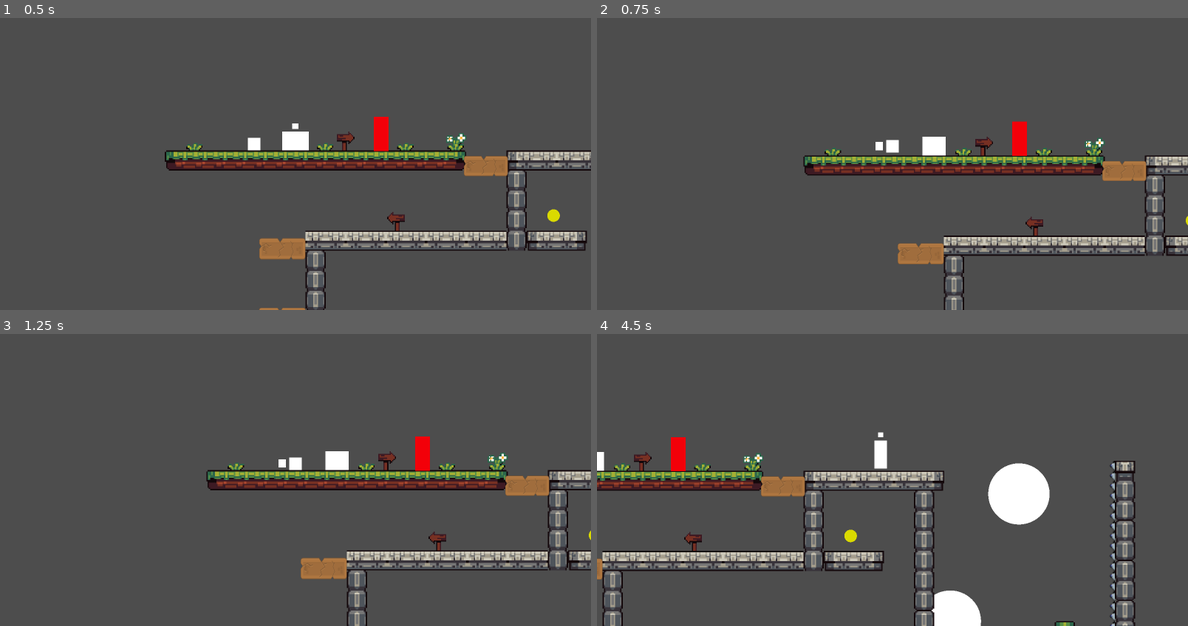
Above: before the commit, frames 1-4 (two rows, left to right).
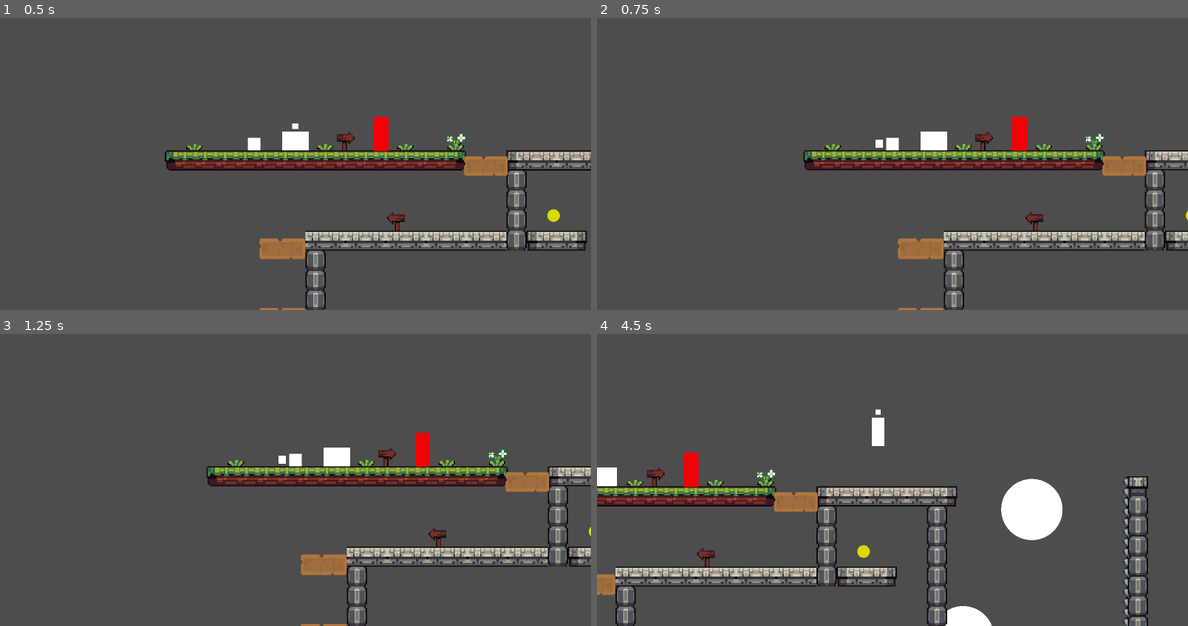
Above: after the commit, the same moments.

Repository: sighyuel/The-Cursed-Little-Pigs
Game: Godot game, scene res://test-stuff/levels/test-level.tscn
Two runs of this game, one before a commit and one after it. Both use one fixed random seed, a clock stepped at 60 frames per second and the inputs below.
Inputs:
- Up to frame 1 (0.5 s): no input
- Up to frame 2 (0.75 s): tap Enter (ui_accept) at 0.5, 0.6 s; hold C (Right Bumper) from 0.53 s (still down)
- Up to frame 3 (1.25 s): keep holding C (Right Bumper); tap Enter (ui_accept) at 0.77, 1.07 s
- Up to frame 4 (4.5 s): tap Space (A) at 1.35, 4.35 s; tap Enter (ui_accept) at 1.52, 1.55, 1.82, 2.3, 3.02, 3.05, 3.32, 3.6, 3.77, 4.07 s; release C (Right Bumper) at 2.03 s; hold Left (ui_left) 2.03-2.78 s; tap Z (B) at 2.1 s; hold C (Right Bumper) 2.78-4.28 s; tap X (Y) at 2.85 s; tap R (debug_reset, bound only after the commit) at 4.15 s; hold Left (ui_left) from 4.28 s (still down)

Frame 1 is identical in both runs. In frame 2, 9.6% of the frame differs, in the area x 34-100%, y 33-100%; in frame 3, 8.5%; in frame 4, 21%, in the area x 0-94%, y 25-100%.

Commit message:
changed debug_reset button
changed to "R"

Diff:
--- a/test-project/project.godot
+++ b/test-project/project.godot
@@ -72,6 +72,11 @@
 "events": [Object(InputEventJoypadButton,"resource_local_to_scene":false,"resource_name":"","device":-1,"button_index":9,"pressure":0.0,"pressed":true,"script":null)
 ]
 }
+debug_reset={
+"deadzone": 0.2,
+"events": [Object(InputEventKey,"resource_local_to_scene":false,"resource_name":"","device":-1,"window_id":0,"alt_pressed":false,"shift_pressed":false,"ctrl_pressed":false,"meta_pressed":false,"pressed":false,"keycode":0,"physical_keycode":82,"key_label":0,"unicode":114,"location":0,"echo":false,"script":null)
+]
+}
 
 [layer_names]
 
--- a/test-project/test-stuff/levels/test_level.gd
+++ b/test-project/test-stuff/levels/test_level.gd
@@ -4,5 +4,5 @@
 	$Collectibles/CollectibleKey._coin_count = 0
 
 func _process(_delta: float) -> void:
-	if Input.is_action_just_pressed("ui_accept"):
+	if Input.is_action_just_pressed("debug_reset"):
 		get_tree().call_deferred("reload_current_scene")
